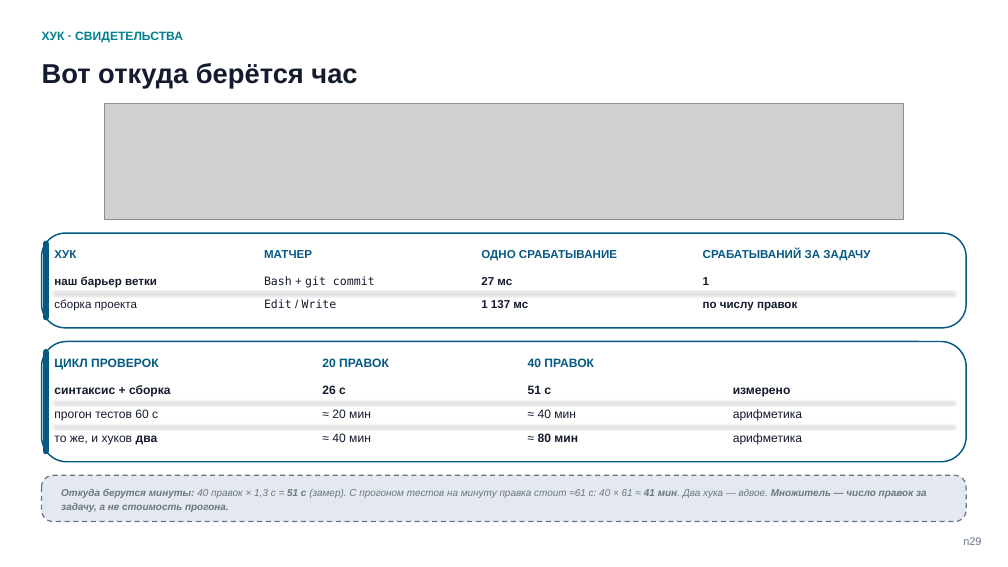
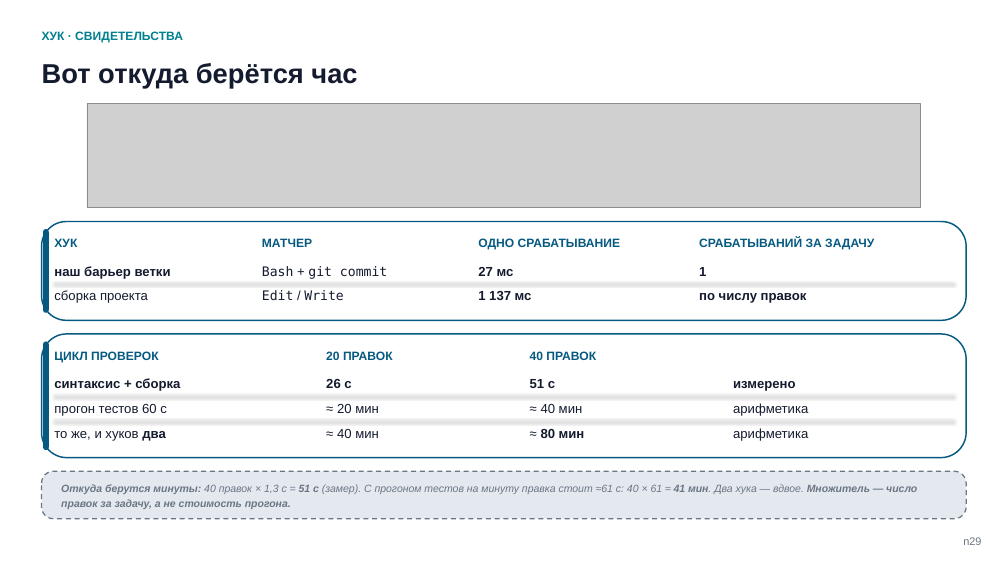
Before and after one commit to tellina-study/AI-usage-lessons, a slide deck: slide 31 of library/seminars/sem-05/rendered/sem-05.pptx. Drawn at 1008x567 pixels with LibreOffice and Linux fonts; fonts in the diff are those of the drawing; grey boxes stand for pictures. Boxes give left, top, right and bottom in pixels: in the first picture for what was removed or moved away, otherwise in the second. Text is boxed around its words. In the diff, an @@ line names an element or a change of style, - is before the commit and + after.

```diff
--- a/library/seminars/sem-05/rendered/sem-05.pptx
+++ b/library/seminars/sem-05/rendered/sem-05.pptx
@@ picture: place and size @@
-picture at bbox=[104, 104, 903, 219]
+picture at bbox=[87, 104, 921, 208]
@@ rounded rectangle: place and size @@
-rounded rectangle at bbox=[42, 233, 966, 327]
+rounded rectangle at bbox=[42, 222, 966, 321]
@@ rounded rectangle: place and size @@
-rounded rectangle at bbox=[43, 240, 48, 320]
+rounded rectangle at bbox=[43, 229, 48, 313]
@@ 6 texts: place and size @@
-6 texts at bbox=[481, 249, 870, 311]
+6 texts at bbox=[478, 238, 874, 303]
@@ size 11 to 11.5 pt in 4 elements at bbox=[262, 238, 312, 247], bbox=[54, 238, 77, 247], bbox=[699, 238, 874, 250], bbox=[478, 238, 620, 250] @@
@@ size 11 to 12.5 pt in 8 elements at bbox=[262, 290, 343, 300], bbox=[54, 290, 148, 303], bbox=[699, 293, 807, 303], bbox=[478, 291, 532, 300], bbox=[262, 266, 387, 279], bbox=[54, 266, 171, 279], bbox=[699, 267, 706, 276], bbox=[478, 267, 514, 276] @@
@@ 7 texts, 1 line: place and size @@
-7 texts, 1 line at bbox=[54, 250, 954, 370]
+7 texts, 1 line at bbox=[54, 238, 954, 362]
@@ rounded rectangle: place and size @@
-rounded rectangle at bbox=[42, 342, 966, 462]
+rounded rectangle at bbox=[42, 334, 966, 458]
@@ rounded rectangle at bbox=[42, 334, 966, 458]: proportions changed @@
@@ rounded rectangle: place and size @@
-rounded rectangle at bbox=[43, 349, 48, 454]
+rounded rectangle at bbox=[43, 342, 48, 451]
@@ text "ЦИКЛ ПРОВЕРОК": place and size @@
-text "ЦИКЛ ПРОВЕРОК" at bbox=[54, 358, 158, 370]
+text "ЦИКЛ ПРОВЕРОК" at bbox=[54, 351, 158, 362]
@@ text "20 ПРАВОК": place and size @@
-text "20 ПРАВОК" at bbox=[322, 358, 389, 370]
+text "20 ПРАВОК" at bbox=[326, 351, 393, 360]
@@ text "синтаксис + сборка": place and size @@
-text "синтаксис + сборка" at bbox=[54, 385, 171, 397]
+text "синтаксис + сборка" at bbox=[54, 378, 180, 391]
@@ size 11.5 to 12.5 pt in 12 elements at bbox=[733, 428, 808, 441], bbox=[541, 429, 585, 438], bbox=[733, 403, 808, 416], bbox=[54, 431, 165, 441], bbox=[337, 429, 379, 438], bbox=[733, 381, 795, 391], bbox=[541, 404, 583, 413], bbox=[530, 379, 555, 388], bbox=[54, 404, 167, 416], bbox=[337, 404, 379, 413], bbox=[54, 378, 180, 391], bbox=[326, 379, 351, 388] @@
@@ 2 lines, 1 rounded rectangle: place and size @@
-2 lines, 1 rounded rectangle at bbox=[42, 402, 966, 522]
+2 lines, 1 rounded rectangle at bbox=[42, 395, 966, 519]
@@ text "Откуда берутся минуты: 40 правок ..." at bbox=[61, 484, 917, 509]: size 9.5 to 10 pt @@
```
Also in this commit, not shown: 2 other slides changed, 9 other files.
